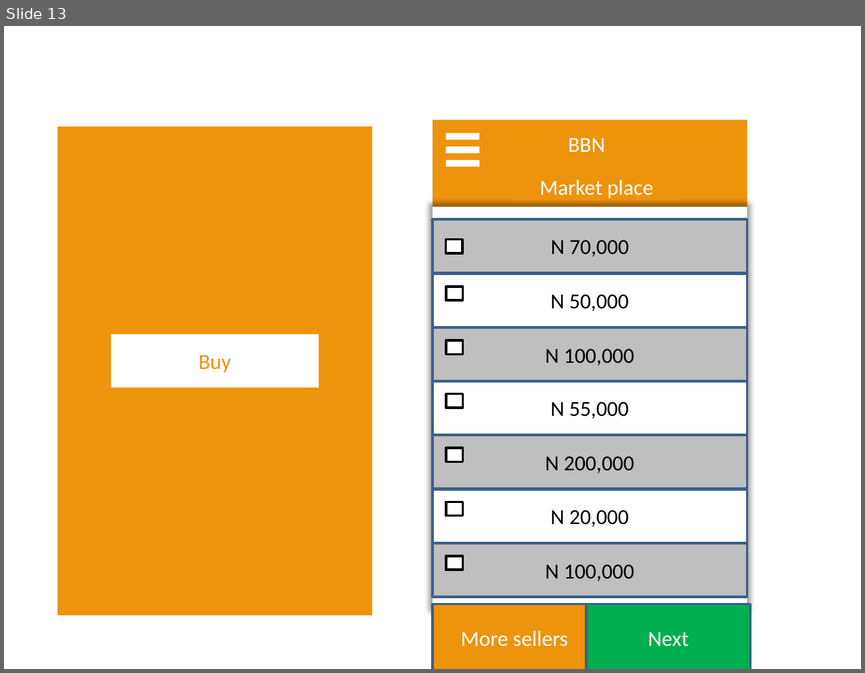
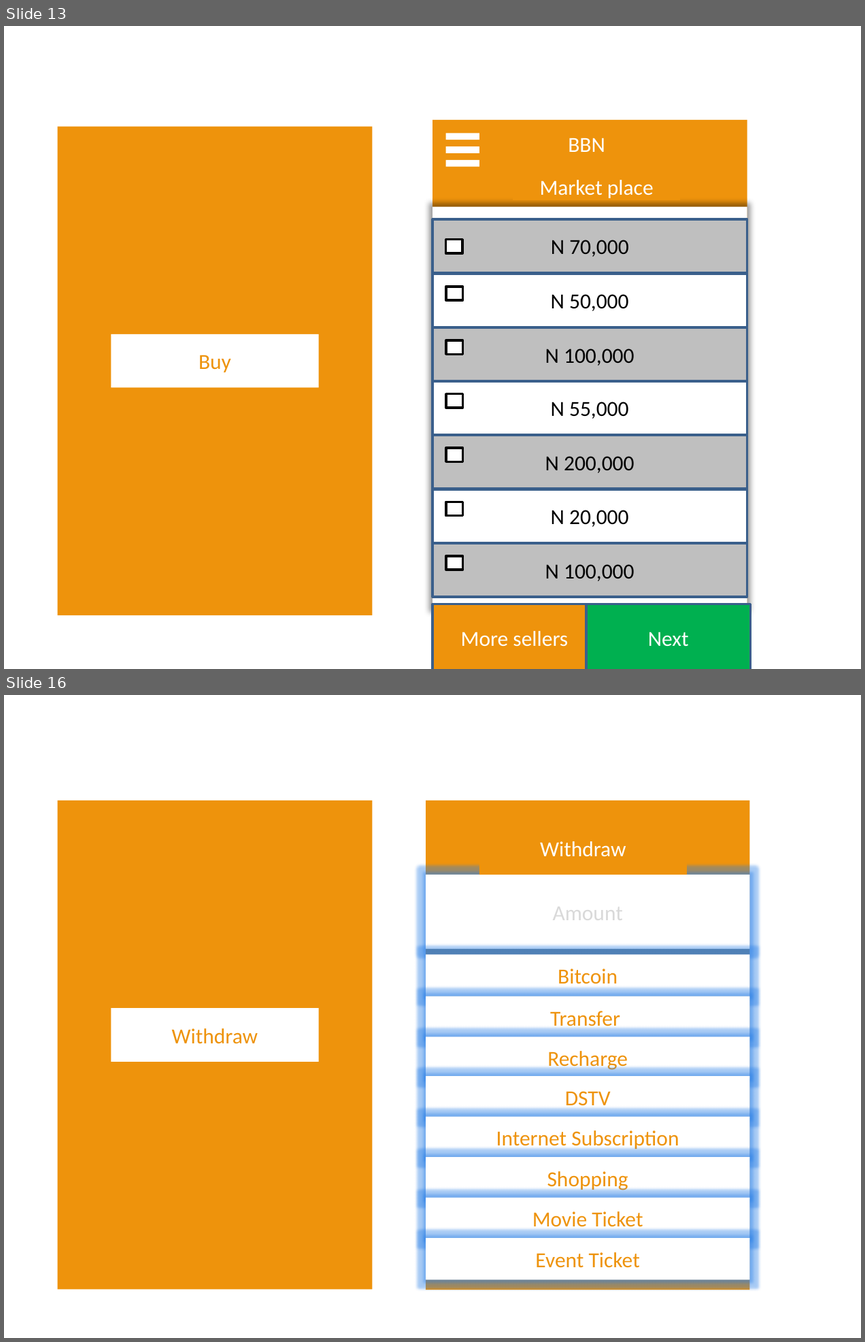
Before and after one commit to kleitz/BoonBuy, a slide deck: designs_mockups/Boonbuy Network app.pptx. Shown one above the other, each under a label of ours: slide 13 before the commit, slides 13 and 16 after it; the slides between them are not shown. The pictures are 865x673 and 865x1342 pixels, drawn with LibreOffice and Linux fonts; fonts in the diff are those of the drawing. Boxes give left, top, right and bottom in pixels: in the first picture for what was removed or moved away, otherwise in the second. Text is boxed around its words. In the diff, an @@ line names an element or a change of style, - is before the commit and + after.

```diff
--- a/designs_mockups/Boonbuy Network app.pptx
+++ b/designs_mockups/Boonbuy Network app.pptx
@@ slide 16 added at bbox=[4, 695, 861, 1338], background #FFFFFF @@
@@ rectangle added at bbox=[57, 800, 372, 1289], fill #EE930C @@
@@ rectangle added at bbox=[426, 800, 749, 1289], fill #EE930C @@
@@ rectangle added at bbox=[479, 821, 687, 875], fill #EE930C, 18 pt, text #FFFFFF @@
+Withdraw
@@ rectangle added at bbox=[426, 874, 749, 949], fill #FFFFFF, 18 pt, text #D9D9D9 @@
+Amount
@@ rectangle added at bbox=[426, 955, 749, 997], fill #FFFFFF, 18 pt, text #EE930C @@
+Bitcoin
@@ rectangle added at bbox=[426, 996, 749, 1038], fill #FFFFFF, 18 pt, text #EE930C @@
+Transfer
@@ rectangle added at bbox=[111, 1008, 318, 1062], fill #FFFFFF, 18 pt, text #EE930C @@
+Withdraw
@@ rectangle added at bbox=[426, 1037, 749, 1079], fill #FFFFFF, 18 pt, text #EE930C @@
+Recharge
@@ rectangle added at bbox=[426, 1075, 749, 1117], fill #FFFFFF, 18 pt, text #EE930C @@
+DSTV
@@ rectangle added at bbox=[426, 1117, 749, 1159], fill #FFFFFF, 18 pt, text #EE930C @@
+Internet Subscription
@@ rectangle added at bbox=[426, 1157, 749, 1199], fill #FFFFFF, 18 pt, text #EE930C @@
+Shopping
@@ rectangle added at bbox=[426, 1197, 749, 1239], fill #FFFFFF, 18 pt, text #EE930C @@
+Movie Ticket
@@ rectangle added at bbox=[426, 1238, 749, 1279], fill #FFFFFF, 18 pt, text #EE930C @@
+Event Ticket
```
Also in this commit, not shown: 12 other slides added, 27 other files.
